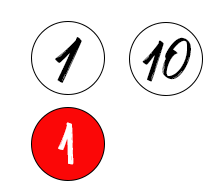
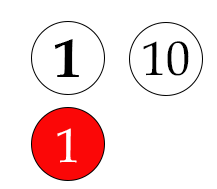
Comparing the layer stacks of the two 217x189 images. Changes:
painted on "10" over <box>142,37,191,82</box>
painted on "1" (1st of 2) over <box>57,122,77,165</box>
painted on "1" (2nd of 2) over <box>54,37,82,83</box>
